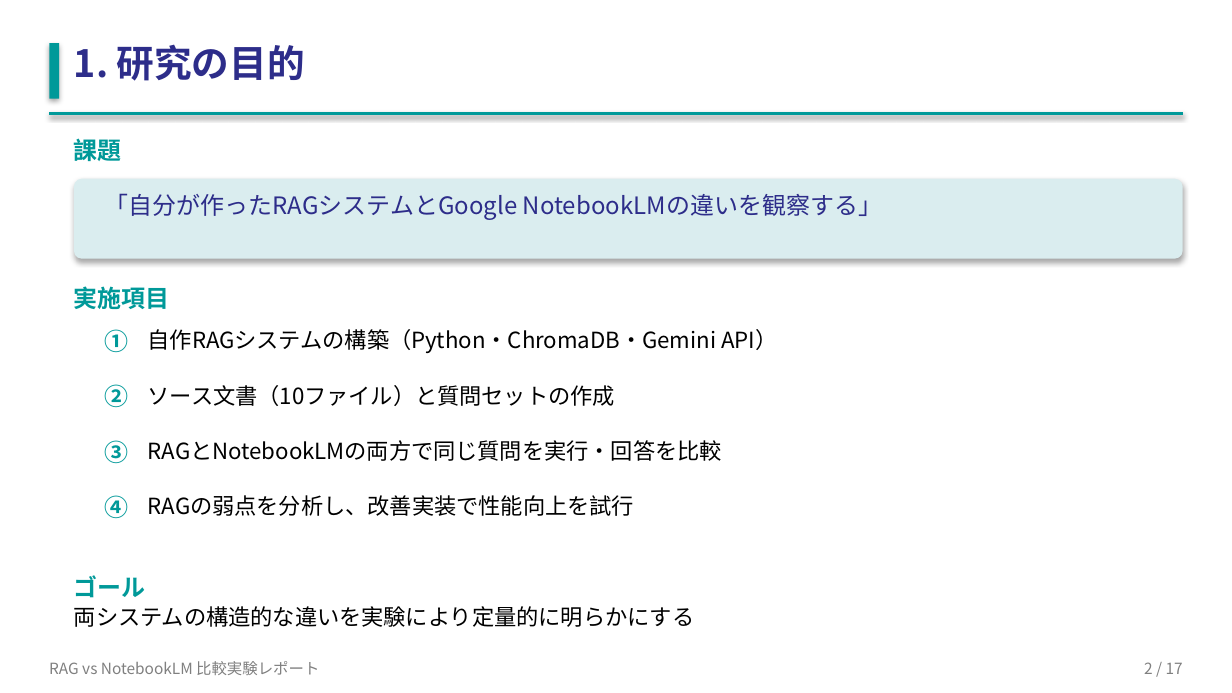
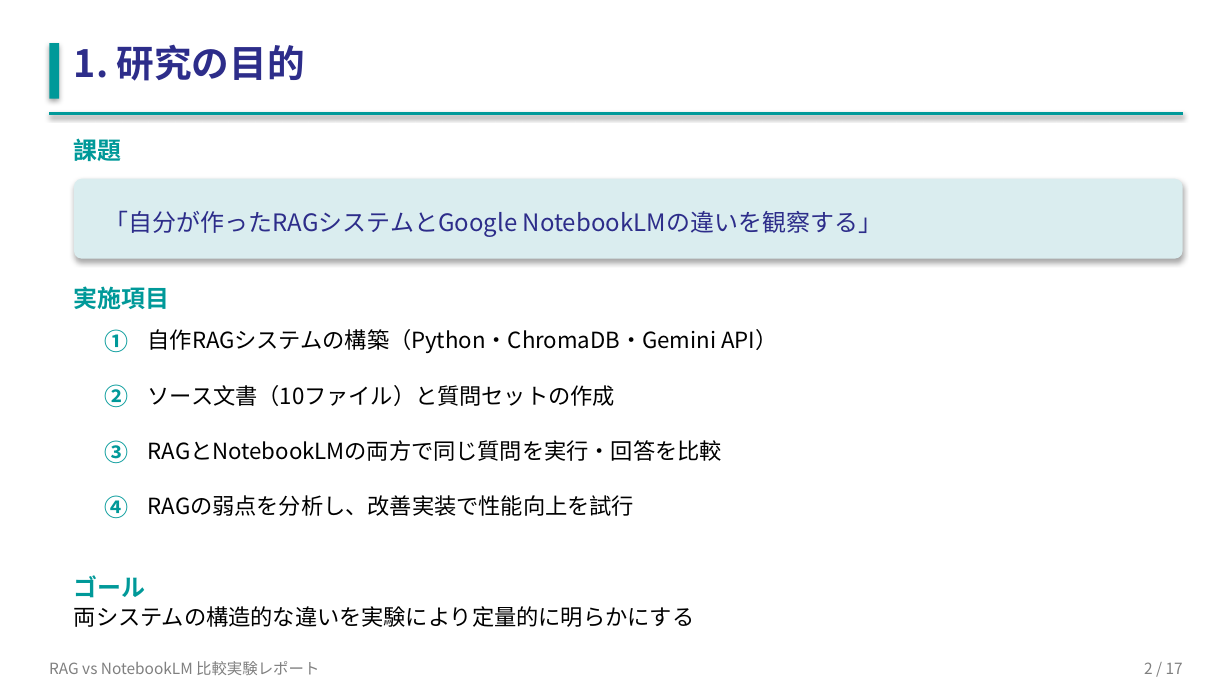
Before and after one commit to shogonakamura1/rag-comparison, a slide deck: slide 2 of RAG_vs_NotebookLM_report.pptx. Drawn at 1232x693 pixels with LibreOffice and Linux fonts; fonts in the diff are those of the drawing. Boxes give left, top, right and bottom in pixels: in the first picture for what was removed or moved away, otherwise in the second. Text is boxed around its words. In the diff, an @@ line names an element or a change of style, - is before the commit and + after.

```diff
--- a/RAG_vs_NotebookLM_report.pptx
+++ b/RAG_vs_NotebookLM_report.pptx
@@ text "「自分が作ったRAGシステムとGoogle NotebookLMの違いを観察する」": place and size @@
-text "「自分が作ったRAGシステムとGoogle NotebookLMの違いを観察する」" at box(105, 193, 882, 220)
+text "「自分が作ったRAGシステムとGoogle NotebookLMの違いを観察する」" at box(105, 210, 882, 237)
@@ text "「自分が作ったRAGシステムとGoogle NotebookLMの違いを観察する」" at box(105, 210, 882, 237): vertical alignment top to middle @@
```
Also in this commit, not shown: 13 other slides changed, 5 other files.
